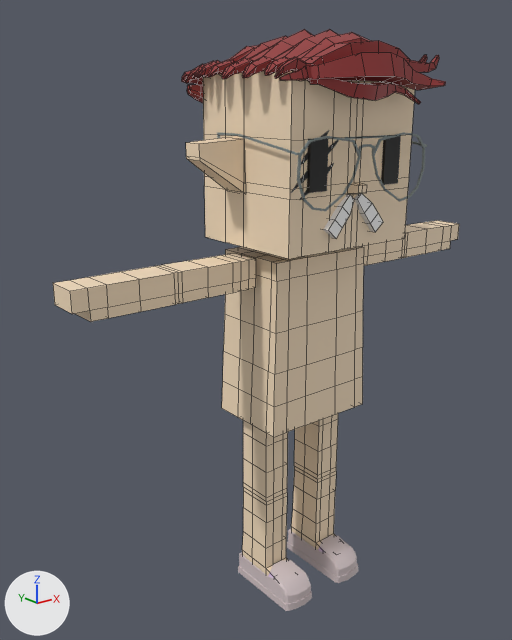
Renders of the FBX model mustachiorascals/fbx/caa2eae9-df04-4b20-b79a-231d3f023f78.fbx from each side of a commit.
Both versions are drawn from a 50 mm lens placed at (-0.0239, -0.0255, 0.0262), pointed at (-0.0018, 0.0021, 0.0151). The lights are fixed; the arrows at lower left show +X, +Y and +Z. Mesh edges are drawn as thin lines on the coarser meshes. Where no turn or scale is listed for an object, it has been applied to the vertices.

The first picture shows 'e_1', 'ew_aviator_2', 'eye_3', 'f_slipons', 'h_sidepart', 'm_d', 'mustachio_arms', 'mustachio_body', 'mustachio_head', 'mustachio_legs'.
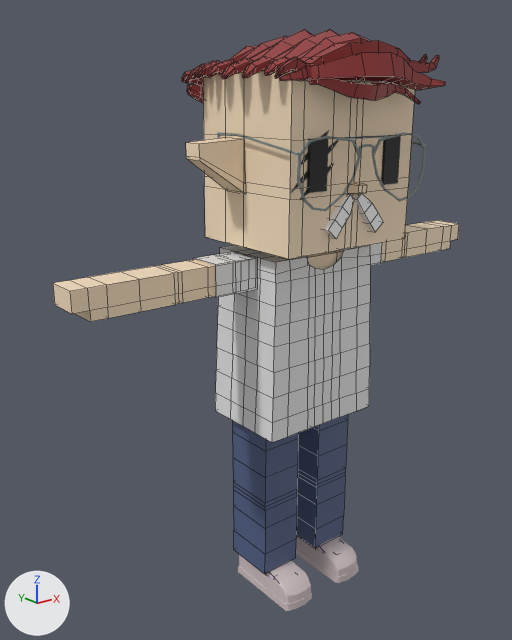
Edits to the scene script, one JSON object a line:
```json
{"op": "add", "block": "mat_upper_garment_1", "code": ["mat_upper_garment_1 = principled_material('upper_garment_1')", "mat_upper_garment_1.base_color = (0.8, 0.8, 0.8)  # white #e7e7e7"]}
{"op": "add", "block": "mat_lower_garment", "code": ["mat_lower_garment = principled_material('lower_garment')", "mat_lower_garment.base_color = (0.0824, 0.118, 0.239)  # blue #516086"]}
{"op": "add", "block": "me_mesh_011", "code": ["me_mesh_011 = bpy.data.meshes.new('Mesh.011')", "me_mesh_011.from_pydata(...)  # 230 vertices, 212 faces; spans x -0.00349..0.00349, y -0.0013..0.00353, z 0.00994..0.01894", "me_mesh_011.materials.append(mat_upper_garment_1)  # white #e7e7e7"]}
{"op": "add", "block": "me_mesh_012", "code": ["me_mesh_012 = bpy.data.meshes.new('Mesh.012')", "me_mesh_012.from_pydata(...)  # 24 vertices, 18 faces; spans x -0.00561..0.00561, y 0.00027..0.00209, z 0.01737..0.01893", "me_mesh_012.materials.append(mat_upper_garment_1)  # white #e7e7e7"]}
{"op": "add", "block": "me_mesh_003_1", "code": ["me_mesh_003_1 = bpy.data.meshes.new('Mesh.003')", "me_mesh_003_1.from_pydata(...)  # 72 vertices, 64 faces; spans x -0.003..0.003, y -0.00018..0.00265, z 0.00139..0.01069", "me_mesh_003_1.materials.append(mat_lower_garment)  # blue #516086"]}
{"op": "add", "block": "ob_c_shirt_1", "code": ["ob_c_shirt_1 = bpy.data.objects.new('c_shirt_1', me_mesh_011)", "ob_c_shirt_1.location = (0.0, 0.0, 0.0)"]}
{"op": "add", "block": "ob_c_shirt_2", "code": ["ob_c_shirt_2 = bpy.data.objects.new('c_shirt_2', me_mesh_012)", "ob_c_shirt_2.location = (0.0, 0.0, 0.0)"]}
{"op": "add", "block": "ob_c_pants", "code": ["ob_c_pants = bpy.data.objects.new('c_pants', me_mesh_003_1)", "ob_c_pants.location = (0.0, 0.0, 0.0)"]}
```

Pixel boxes [x1, y1, x2, y2] of what changed, in the pictures (512 x 640 px):
```json
{"object": "c_shirt_1", "change": "added", "after": [215, 245, 370, 443]}
{"object": "c_pants", "change": "added", "after": [232, 414, 348, 574], "on screen": "blue"}
{"object": "c_shirt_2", "change": "added", "after": [193, 243, 382, 298]}
{"object": "mustachio_body", "change": "unchanged, covered by the edit", "before": [222, 247, 364, 437], "after": [306, 250, 343, 269]}
{"object": "mustachio_legs", "change": "unchanged, covered by the edit", "before": [242, 413, 338, 576], "after": [266, 546, 320, 576]}
```
